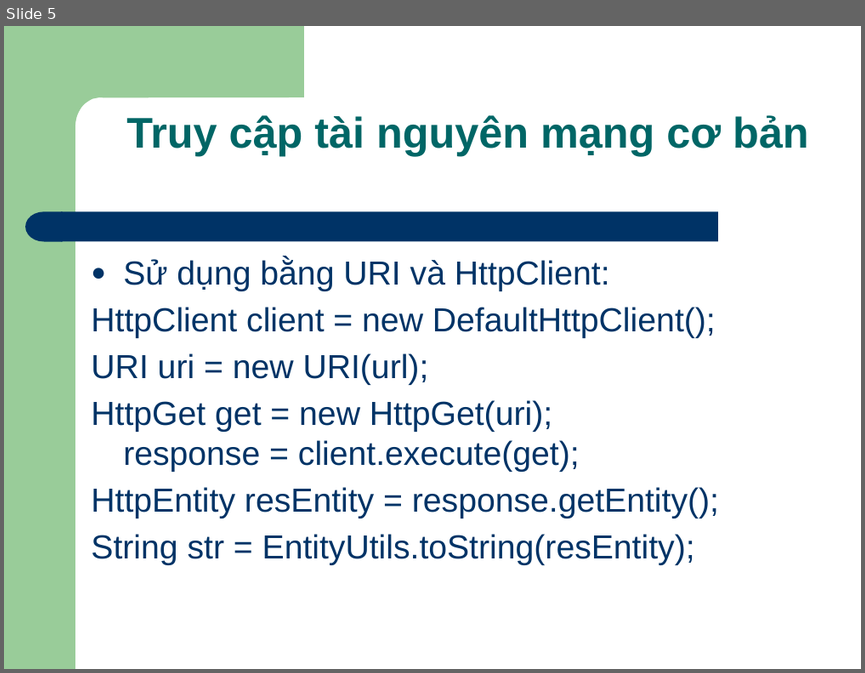
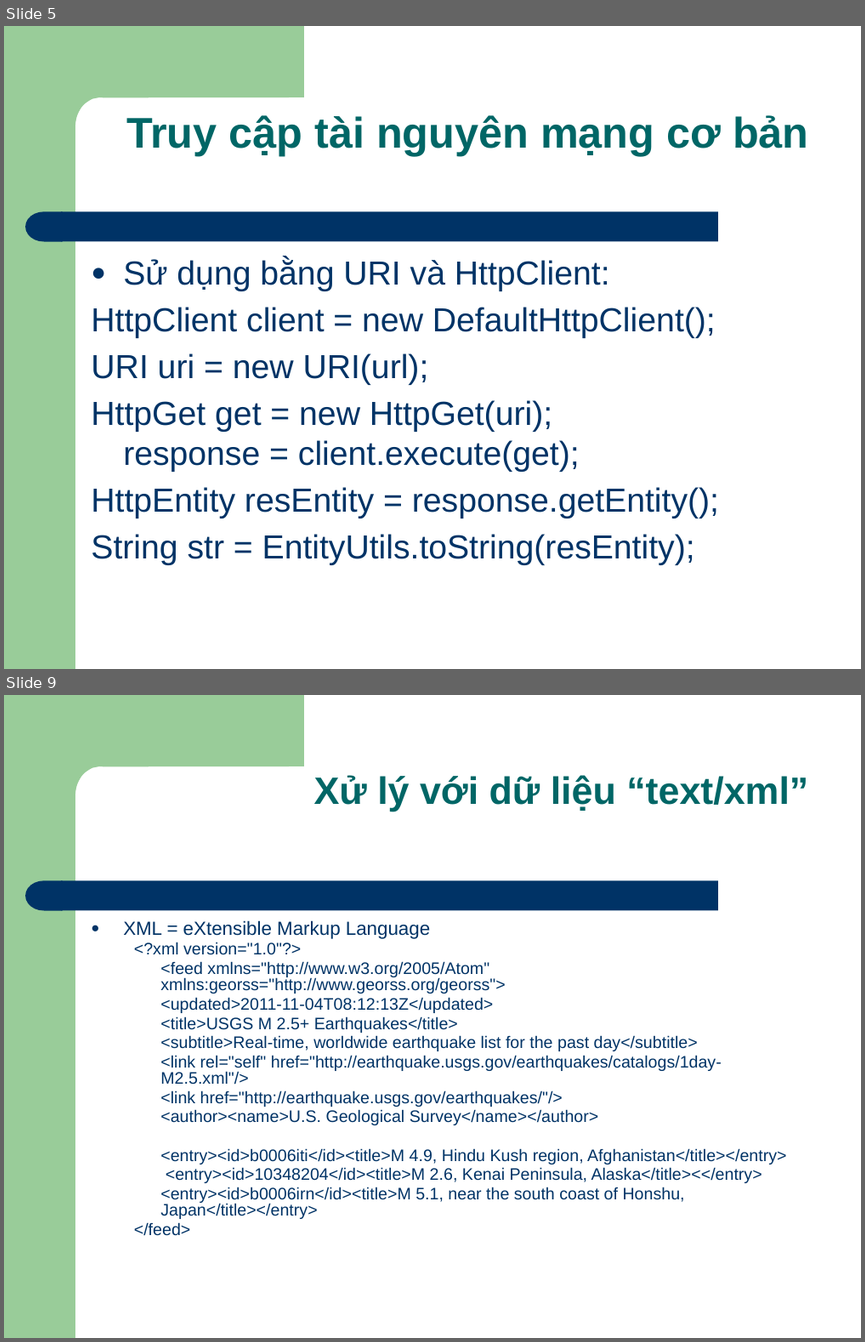
Before and after one commit to Timon-CHP/t3hand, a slide deck: lessions/Android_Par07_Networking.pptx. Shown one above the other, each under a label of ours: slide 5 before the commit, slides 5 and 9 after it; the slides between them are not shown. The pictures are 865x673 and 865x1342 pixels, drawn with LibreOffice and Linux fonts; fonts in the diff are those of the drawing. Boxes give left, top, right and bottom in pixels: in the first picture for what was removed or moved away, otherwise in the second. Text is boxed around its words. In the diff, an @@ line names an element or a change of style, - is before the commit and + after.

Commit message:
! updated & completed.

```diff
--- a/lessions/Android_Par07_Networking.pptx
+++ b/lessions/Android_Par07_Networking.pptx
@@ slide 9 added at (4, 695, 861, 1338), background #FFFFFF; not listed: 4 template elements that a slide beside it also shows @@
@@ title added at (314, 775, 808, 811), 32 pt, text #006666, bold @@
+Xử lý với dữ liệu “text/xml”
@@ text added at (123, 920, 786, 1236), 14 pt, text #003366 @@
+● XML = eXtensible Markup Language
+  <?xml version="1.0"?>
+  <feed xmlns="http://www.w3.org/2005/Atom" xmlns:georss="http://www.georss.org/georss">
+  <updated>2011-11-04T08:12:13Z</updated>
+  <title>USGS M 2.5+ Earthquakes</title>
+  <subtitle>Real-time, worldwide earthquake list for the past day</subtitle>
+  <link rel="self" href="http://earthquake.usgs.gov/earthquakes/catalogs/1day-M2.5.xml"/>
+  <link href="http://earthquake.usgs.gov/earthquakes/"/>
+  <author><name>U.S. Geological Survey</name></author>
+  <entry><id>b0006iti</id><title>M 4.9, Hindu Kush region, Afghanistan</title></entry>
+  <entry><id>10348204</id><title>M 2.6, Kenai Peninsula, Alaska</title><</entry>
+  <entry><id>b0006irn</id><title>M 5.1, near the south coast of Honshu, Japan</title></entry>
+  </feed>
```
Also in this commit, not shown: 1 slide changed, 9 other slides added, 4 slides removed.
